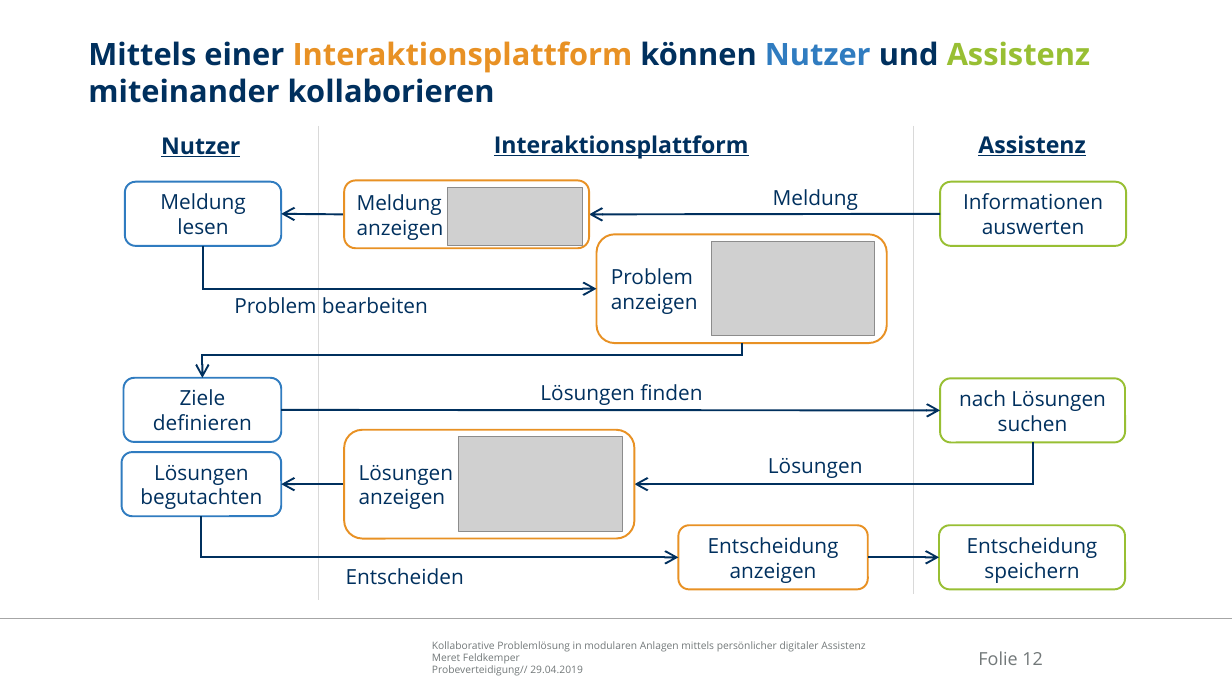
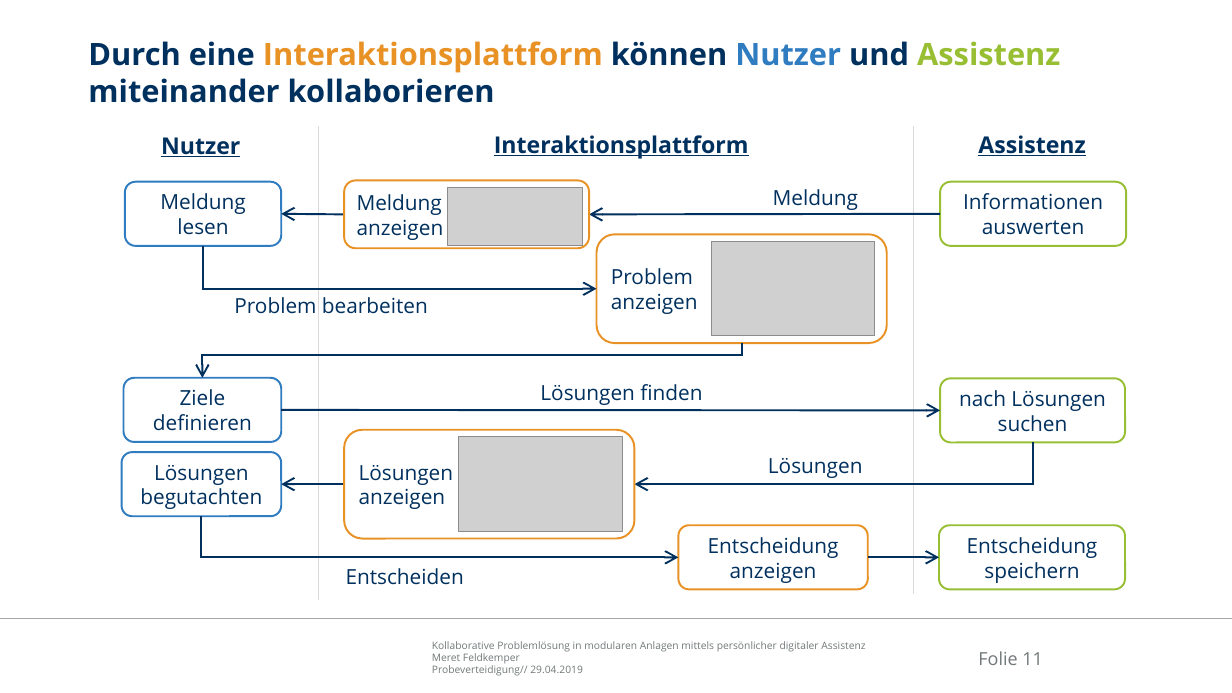
Before and after one commit to Ral3007/Diplomarbeit, a slide deck: slide 11 of Dokumente/Präsentationen/2019-04-29_DA_Feldkemper_Probeverteidigung.pptx (slide 12 before the commit). Drawn at 1232x693 pixels with LibreOffice and Linux fonts; fonts in the diff are those of the drawing; grey boxes stand for pictures; background and template pictures are left out. Boxes give left, top, right and bottom in pixels: in the first picture for what was removed or moved away, otherwise in the second. Text is boxed around its words. In the diff, an @@ line names an element or a change of style, - is before the commit and + after.

```diff
--- a/Dokumente/Präsentationen/2019-04-29_DA_Feldkemper_Probeverteidigung.pptx
+++ b/Dokumente/Präsentationen/2019-04-29_DA_Feldkemper_Probeverteidigung.pptx
@@ title at (88,41,1060,103): text changed @@
-Mittels einer Interaktionsplattform können Nutzer und Assistenz miteinander kollaborieren
+Durch eine Interaktionsplattform können Nutzer und Assistenz miteinander kollaborieren
@@ page number at (978,651,1043,665): text changed @@
-Folie 12
+Folie 11
```
Also in this commit, not shown: 8 other slides changed, 2 slides added, 3 slides removed, 1 other file.
